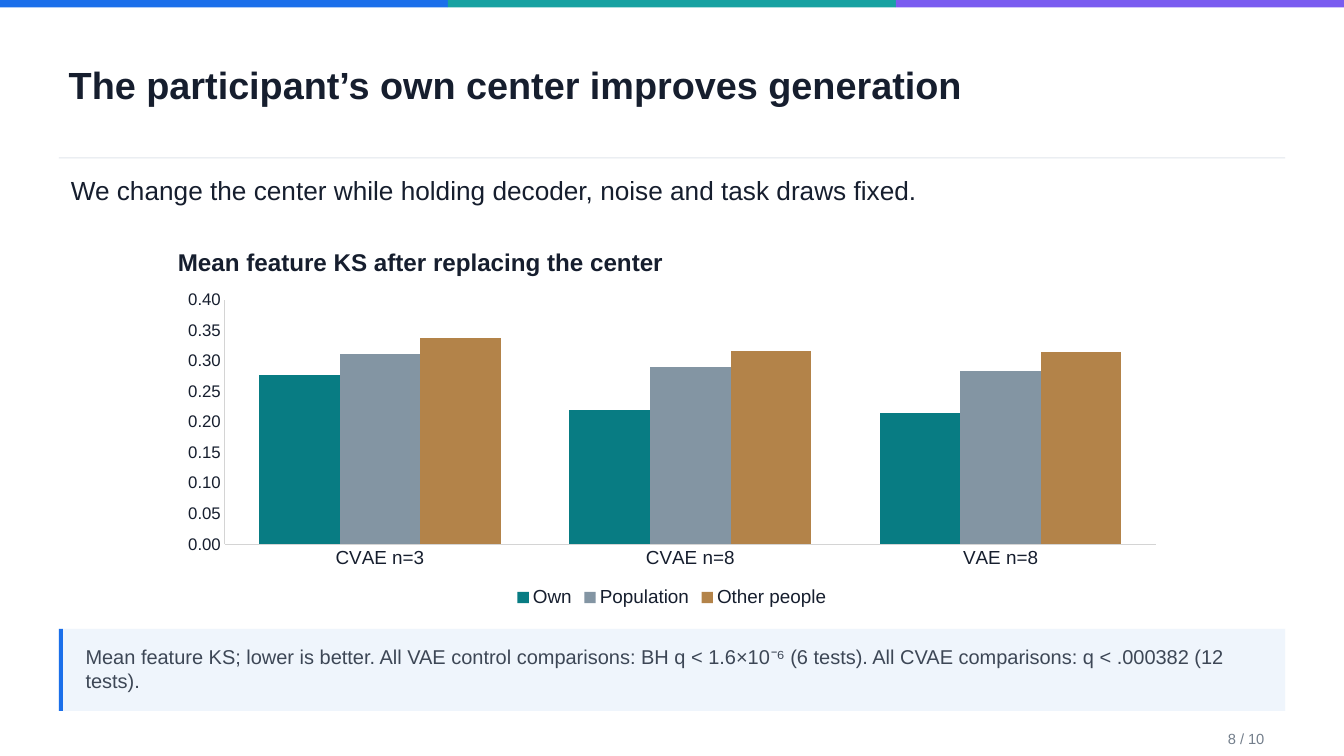
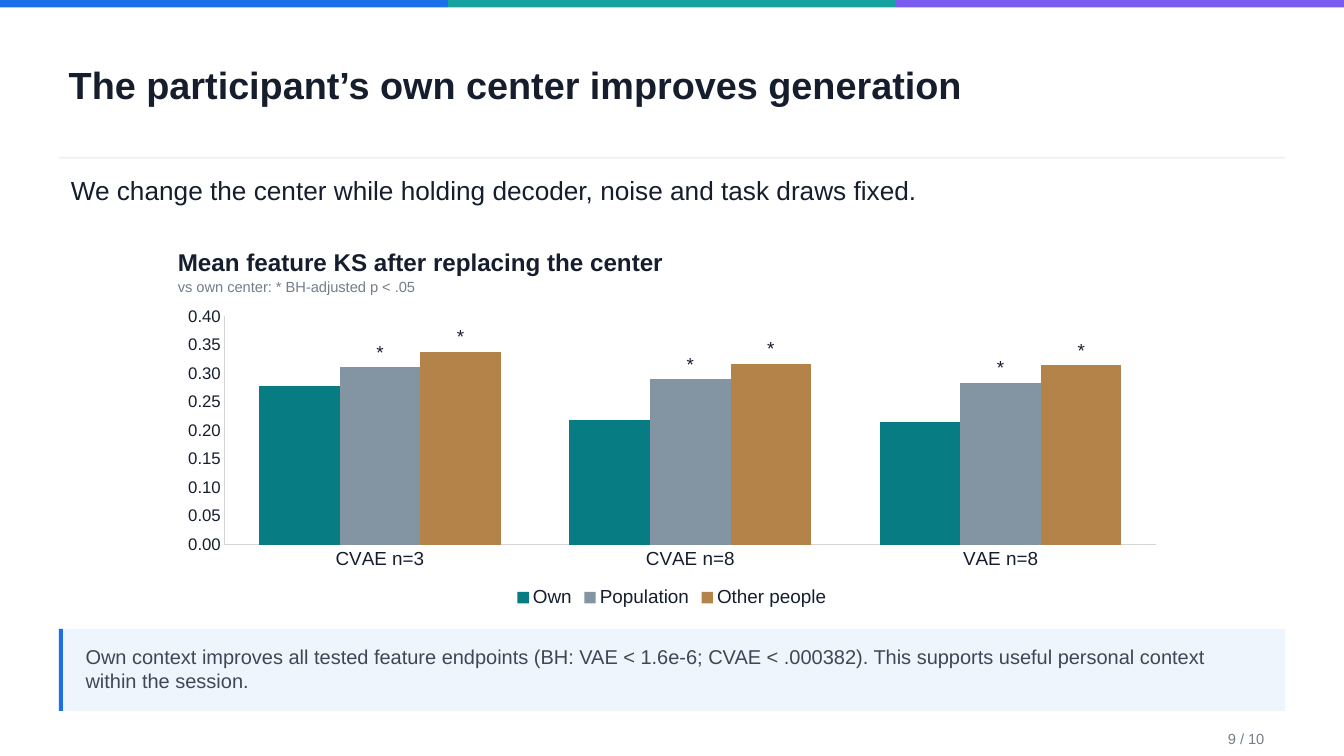
Before and after one commit to pazflashner/interception-movements-dl, a slide deck: slide 9 of production/Interception_Movements_Course_Presentation.pptx (slide 8 before the commit). Drawn at 1344x756 pixels with LibreOffice and Linux fonts; fonts in the diff are those of the drawing. Boxes give left, top, right and bottom in pixels: in the first picture for what was removed or moved away, otherwise in the second. Text is boxed around its words. In the diff, an @@ line names an element or a change of style, - is before the commit and + after.

Commit message:
Refine shared course talk and annotate saved significance tests

```diff
--- a/production/Interception_Movements_Course_Presentation.pptx
+++ b/production/Interception_Movements_Course_Presentation.pptx
@@ text added at (178,281,415,295), 10.5 pt, text #737E8B @@
+vs own center: * BH-adjusted p < .05
@@ column chart at (168,301,1177,612) @@
@@ data labels of Own added @@
@@ data labels of Population added @@
@@ data labels of Other people added @@
@@ column chart: place and size @@
-column chart at (168,284,1177,612)
+column chart at (168,301,1177,612)
@@ text at (86,649,1204,688): text changed @@
-Mean feature KS; lower is better. All VAE control comparisons: BH q < 1.6×10⁻⁶ (6 tests). All CVAE comparisons: q < .000382 (12 tests).
+Own context improves all tested feature endpoints (BH: VAE < 1.6e-6; CVAE < .000382). This supports useful personal context within the session.
```
Also in this commit, not shown: 5 other slides changed, 2 slides added, 2 slides removed, 15 other files.
